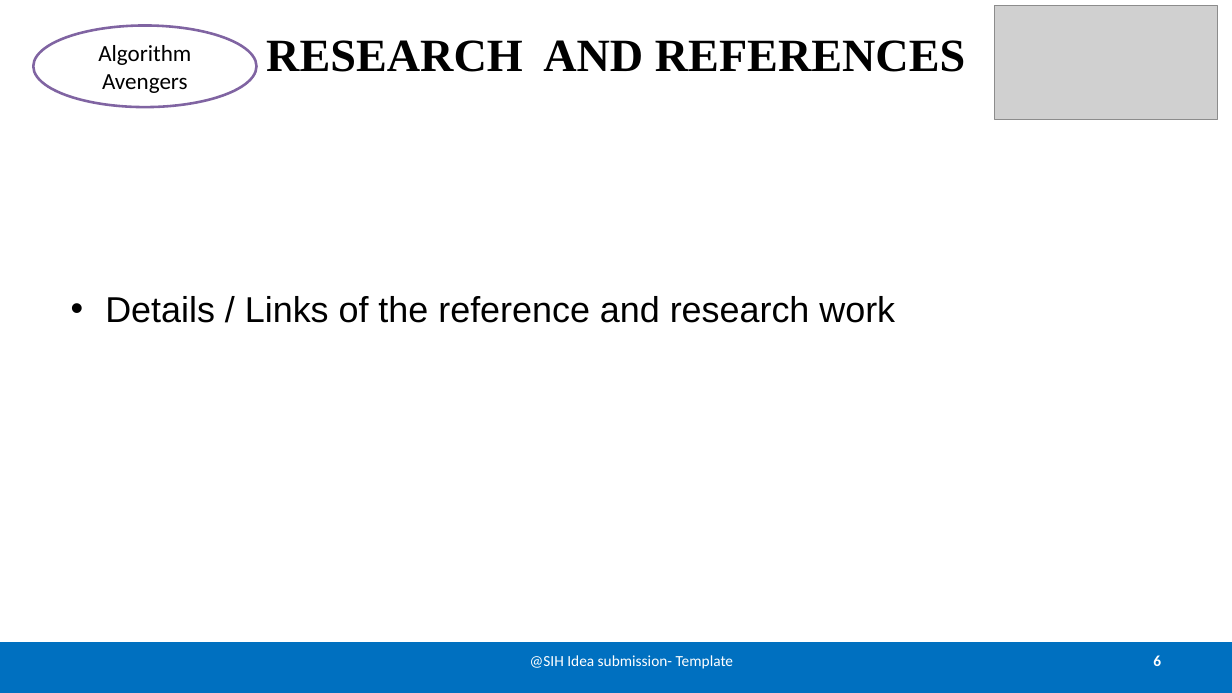
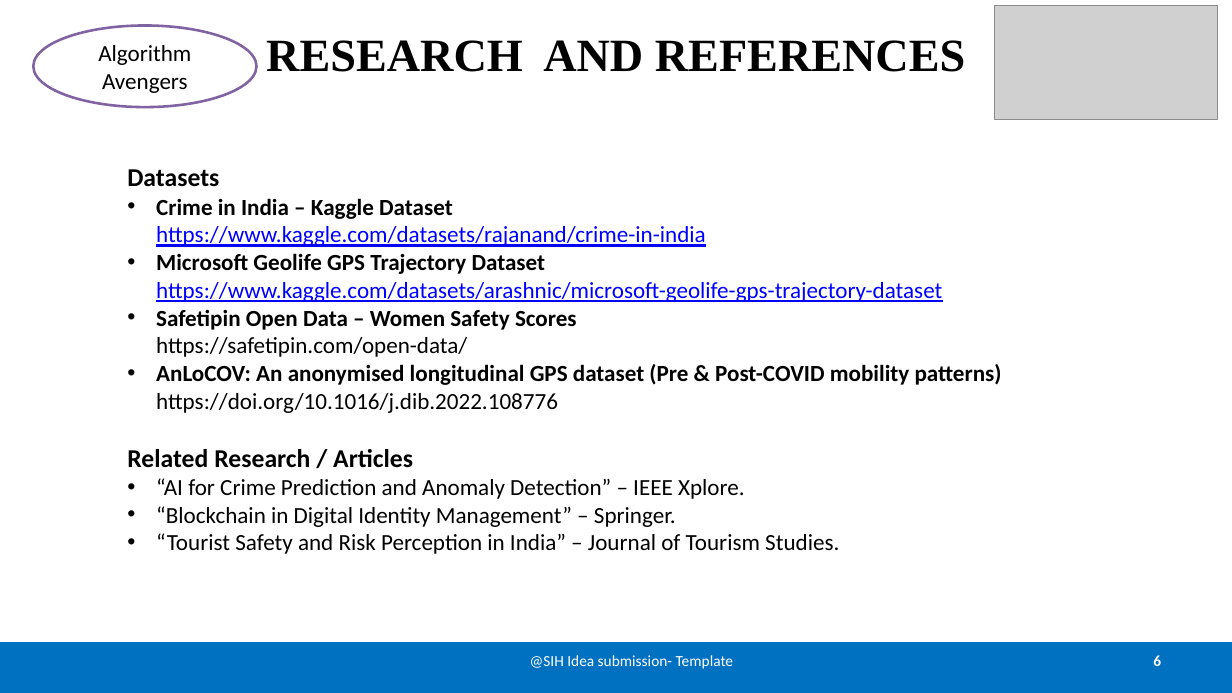
Before and after one commit to Rohit-Solanki-6105/doc-sih-25002, a slide deck: slide 6 of sih.pptx. Drawn at 1232x693 pixels with LibreOffice and Linux fonts; fonts in the diff are those of the drawing; grey boxes stand for pictures. Boxes give left, top, right and bottom in pixels: in the first picture for what was removed or moved away, otherwise in the second. Text is boxed around its words. In the diff, an @@ line names an element or a change of style, - is before the commit and + after.

```diff
--- a/sih.pptx
+++ b/sih.pptx
@@ text at box(127, 169, 1002, 554): text changed; size 28 to 18 pt; font Arial to Calibri @@
-• Details / Links of the reference and research work
+Datasets
+• Crime in India – Kaggle Dataset
+  https://www.kaggle.com/datasets/rajanand/crime-in-india
+• Microsoft Geolife GPS Trajectory Dataset
+  https://www.kaggle.com/datasets/arashnic/microsoft-geolife-gps-trajectory-dataset
+• Safetipin Open Data – Women Safety Scores
+  https://safetipin.com/open-data/
+• AnLoCOV: An anonymised longitudinal GPS dataset (Pre & Post-COVID mobility patterns)
+  https://doi.org/10.1016/j.dib.2022.108776
+Related Research / Articles
+• “AI for Crime Prediction and Anomaly Detection” – IEEE Xplore.
+• “Blockchain in Digital Identity Management” – Springer.
+• “Tourist Safety and Risk Perception in India” – Journal of Tourism Studies.
```
Also in this commit, not shown: 2 other slides changed.
